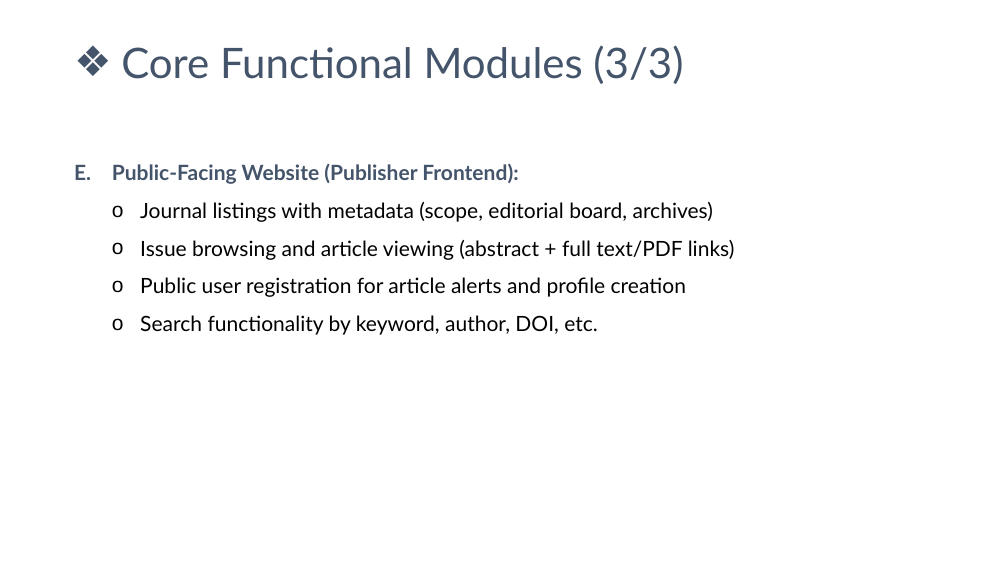
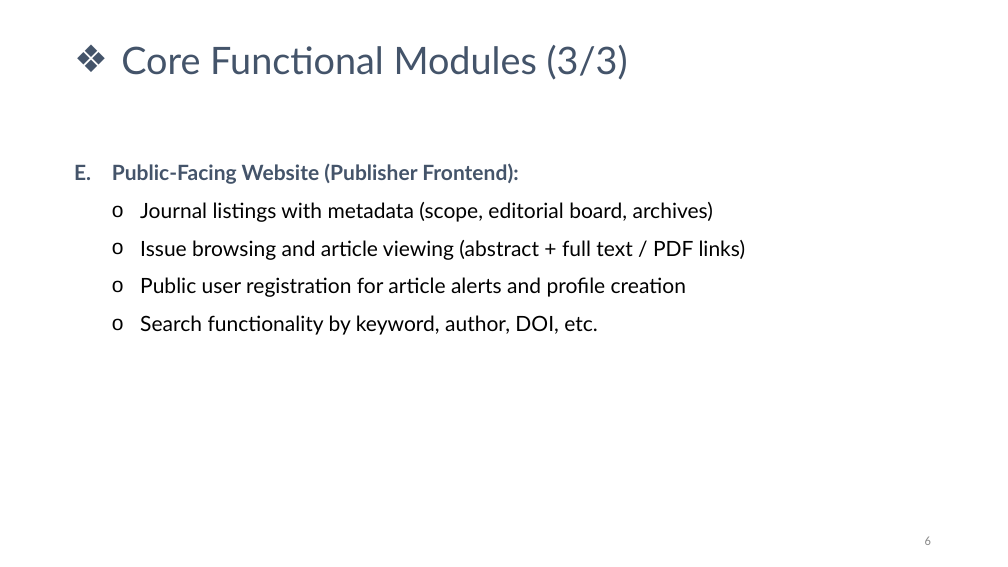
Before and after one commit to sajal48/isdb-academic-journal-publishing-system-angular-springboot-postgresql, a slide deck: slide 6 of Presentation Slides/1285464_Academic_Journal_Publication_System.pptx. Drawn at 1008x567 pixels with LibreOffice and Linux fonts; fonts in the diff are those of the drawing; background and template pictures are left out. Boxes give left, top, right and bottom in pixels: in the first picture for what was removed or moved away, otherwise in the second. Text is boxed around its words. In the diff, an @@ line names an element or a change of style, - is before the commit and + after.

Commit message:
ppt updated and homepage design slightly modified

```diff
--- a/Presentation Slides/1285464_Academic_Journal_Publication_System.pptx
+++ b/Presentation Slides/1285464_Academic_Journal_Publication_System.pptx
@@ text "Core Functional Modules (3/3)" at <box>121,45,628,80</box>: size 40 to 36 pt @@
@@ text at <box>140,240,746,260</box>: spaces changed @@
-  o Issue browsing and article viewing (abstract + full text/PDF links)
+  o Issue browsing and article viewing (abstract + full text / PDF links)
@@ page number added at <box>925,536,931,545</box>, 12 pt, text #8C8C8C @@
+6
```
Also in this commit, not shown: 5 other slides changed, 1 slide added, 2 other files.
